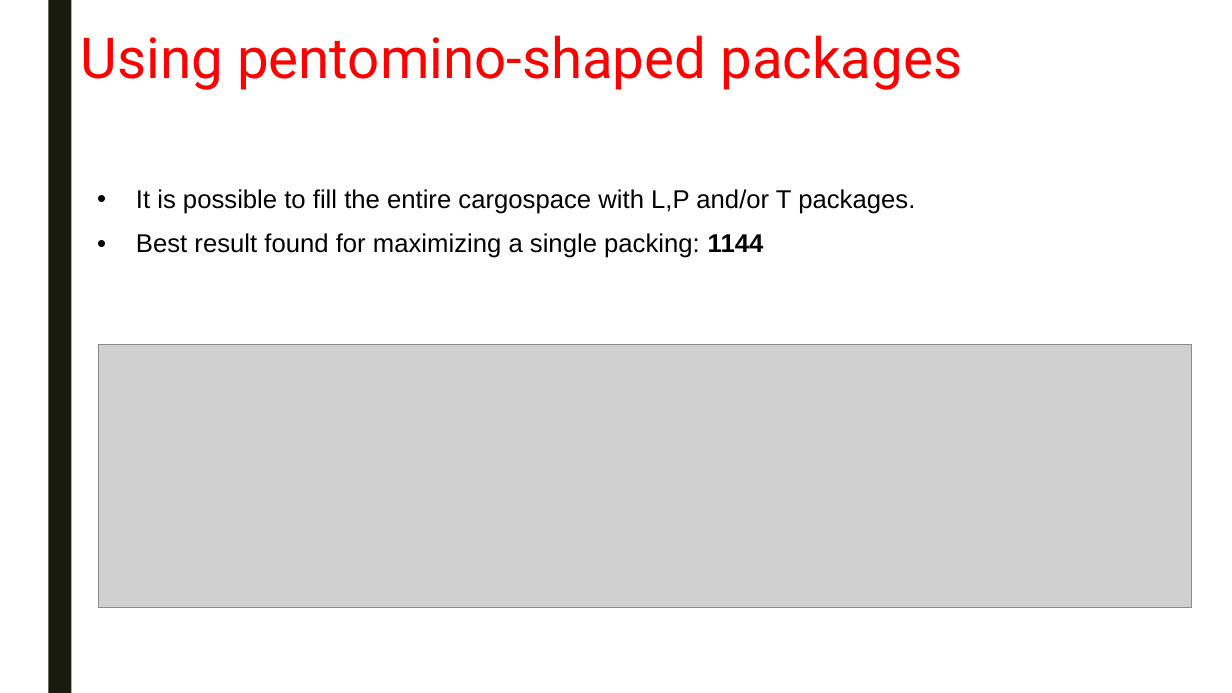
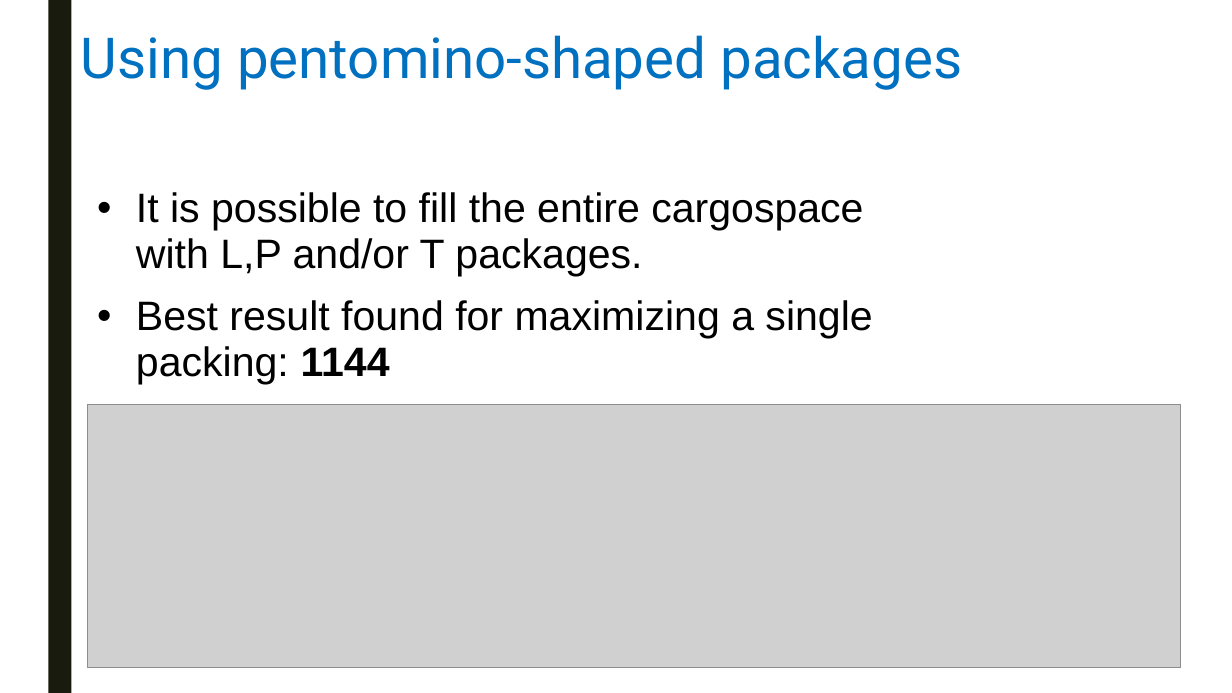
Before and after one commit to swengeler/PP3, a slide deck: slide 6 of Report, presentation and related stuff/Knapsack_problem.pptx (slide 5 before the commit). Drawn at 1232x693 pixels with LibreOffice and Linux fonts; fonts in the diff are those of the drawing; grey boxes stand for pictures. Boxes give left, top, right and bottom in pixels: in the first picture for what was removed or moved away, otherwise in the second. Text is boxed around its words. In the diff, an @@ line names an element or a change of style, - is before the commit and + after.

```diff
--- a/Report, presentation and related stuff/Knapsack_problem.pptx
+++ b/Report, presentation and related stuff/Knapsack_problem.pptx
@@ title "Using pentomino-shaped packages" at bbox=[81, 35, 962, 90]: text colour #FF0000 to #0070C0 @@
@@ text "It is possible to fill ..." at bbox=[136, 192, 872, 385]: size 20 to 32 pt @@
@@ picture: place and size @@
-picture at bbox=[99, 345, 1192, 608]
+picture at bbox=[88, 405, 1181, 668]
```
Also in this commit, not shown: 18 other slides changed, 2 slides added, 2 slides removed.
